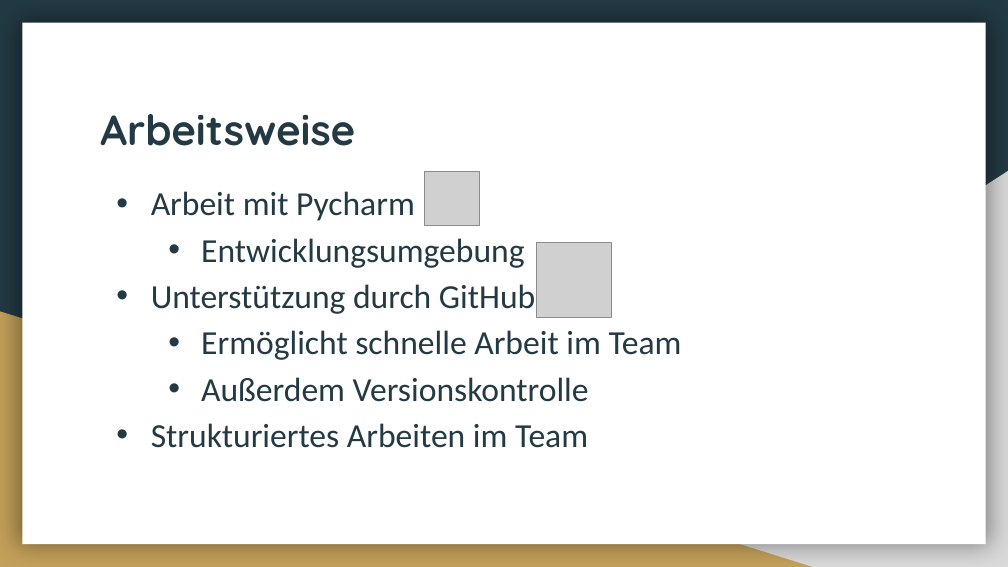
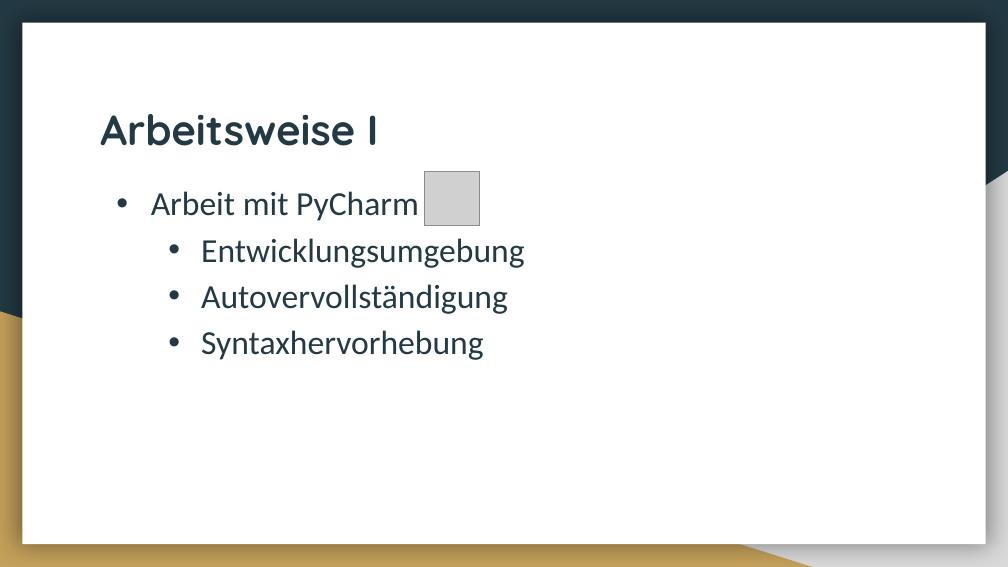
Before and after one commit to Lexa-Heda/TSA, a slide deck: slide 5 of TSA_Vortrag.pptx. Drawn at 1008x567 pixels with LibreOffice and Linux fonts; fonts in the diff are those of the drawing; grey boxes stand for pictures. Boxes give left, top, right and bottom in pixels: in the first picture for what was removed or moved away, otherwise in the second. Text is boxed around its words. In the diff, an @@ line names an element or a change of style, - is before the commit and + after.

```diff
--- a/TSA_Vortrag.pptx
+++ b/TSA_Vortrag.pptx
@@ title at bbox=[100, 114, 379, 146]: text changed @@
-Arbeitsweise
+Arbeitsweise I
@@ text at bbox=[151, 191, 419, 221]: text changed @@
-• Arbeit mit Pycharm
+• Arbeit mit PyCharm
@@ picture removed at bbox=[536, 242, 611, 317] @@
@@ text at bbox=[201, 284, 508, 360]: text changed @@
-• Unterstützung durch GitHub
-  • Ermöglicht schnelle Arbeit im Team
-  • Außerdem Versionskontrolle
-• Strukturiertes Arbeiten im Team
+  • Autovervollständigung
+  • Syntaxhervorhebung
```
Also in this commit, not shown: 5 other slides changed, 1 slide added, 3 other files.
